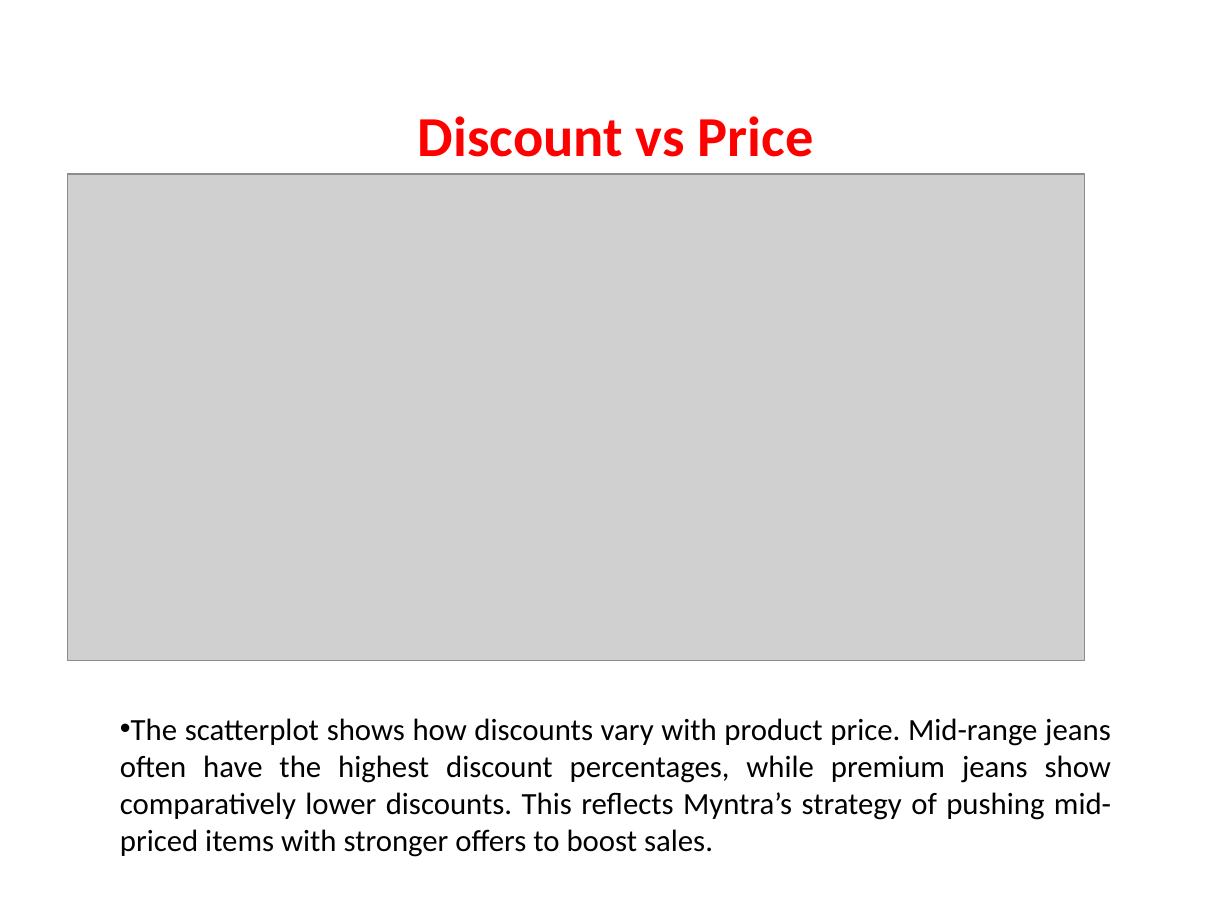
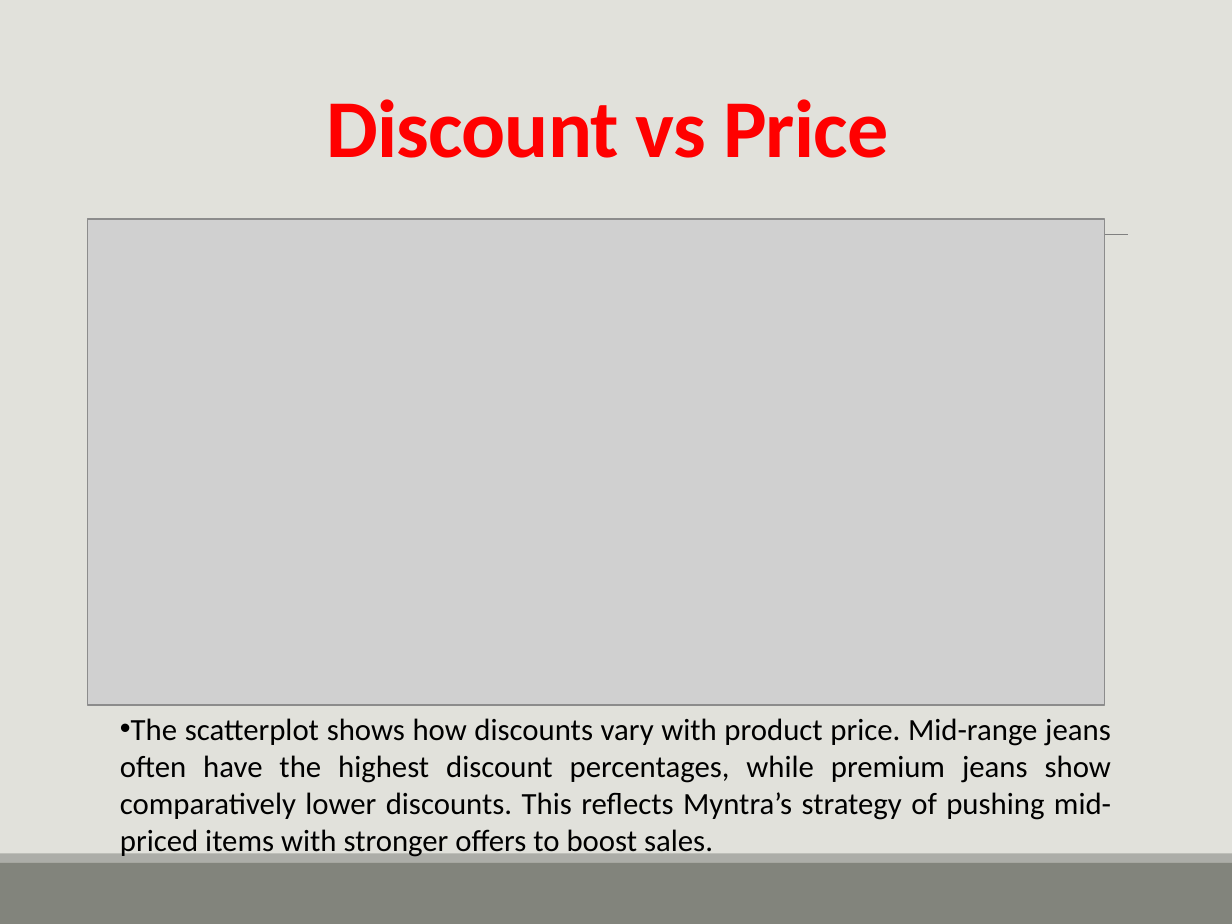
Before and after one commit to srinija1111/BigDataAnalytics, a slide deck: slide 9 of 7. Myntra Sales Analysis(Mini Project)/myntra sales ppt.pptx (slide 10 before the commit). Drawn at 1232x924 pixels with LibreOffice and Linux fonts; fonts in the diff are those of the drawing; grey boxes stand for pictures. Boxes give left, top, right and bottom in pixels: in the first picture for what was removed or moved away, otherwise in the second. Text is boxed around its words. In the diff, an @@ line names an element or a change of style, - is before the commit and + after.

```diff
--- a/7. Myntra Sales Analysis(Mini Project)/myntra sales ppt.pptx
+++ b/7. Myntra Sales Analysis(Mini Project)/myntra sales ppt.pptx
@@ background #FFFFFF to #E1E1DB @@
@@ title "Discount vs Price": place and size @@
-title "Discount vs Price" at (418,116,814,157)
+title "Discount vs Price" at (327,99,888,158)
@@ title "Discount vs Price" at (327,99,888,158): size 33 to 48 pt, letter spacing 0 to -0.5 pt; line spacing 0.9 to 0.85; vertical alignment middle to bottom @@
@@ picture: place and size @@
-picture at (68,174,1084,660)
+picture at (87,219,1104,706)
@@ line added from (121, 234) to (1127, 234), #808080 0.5 pt @@
@@ rectangle added at (0,862,1232,924), fill #82847C @@
@@ rectangle added at (0,854,1232,862), fill #ACADA8 @@
```
Also in this commit, not shown: 10 other slides changed, 2 slides removed.
